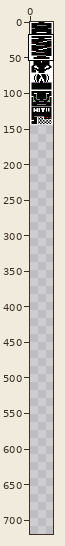
Sprite sheet -- assets/stages.png. The first picture is a wide view before the edit; the outline marks the close-up.
Close-up. As it was:
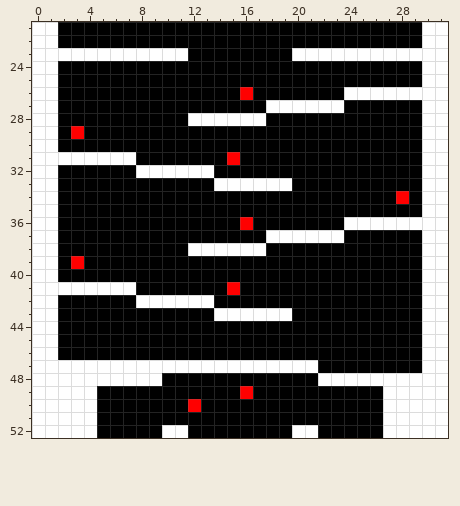
The file is 32x144 pixels. Shown: x 0..31, y 21..52. The old version is drawn lined up with the new one, on the new canvas. The commit also changed other parts of the picture, which this record leaves out.
After:
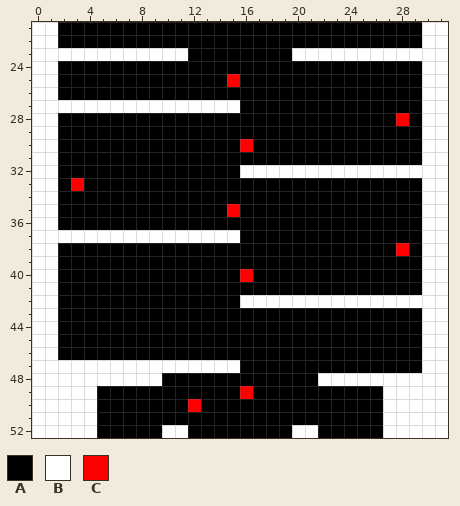
Palette (. is transparent): A #000000  B #ffffff  C #ff0000
Difference:
canvas 32x144 -> 32x720
Colour B becomes colour A in row 26 at x 24 to 29; in row 27 at x 18 to 23; in row 28 at x 12 to 17; in row 31 at x 2 to 7; in row 32 at x 8 to 13; in row 33 at x 14 to 19.
Colour B becomes colour A in row 36 at x 24 to 29; in row 37 at x 18 to 23; in row 38 at x 12 to 17; in row 41 at x 2 to 7; in row 42 at x 8 to 13; in row 43 at x 14 to 19.
Colour B becomes colour A in row 47 at x 16 to 21.
Colour C becomes colour A in row 26 at x 16; in row 29 at x 3; in row 31 at x 15; in row 34 at x 28; in row 36 at x 16; in row 39 at x 3.
Colour C becomes colour A in row 41 at x 15.
Colour A becomes colour B in row 27 at x 2 to 15; in row 32 at x 16 to 29; in row 37 at x 2 to 15; in row 42 at x 16 to 29.
Colour A becomes colour C in row 25 at x 15; in row 28 at x 28; in row 30 at x 16; in row 33 at x 3; in row 35 at x 15; in row 38 at x 28.
Colour A becomes colour C in row 40 at x 16.
Where, in picture pixels (left, top, right, bottom), the same in both close-ups:
changed: (58, 74, 422, 373)
